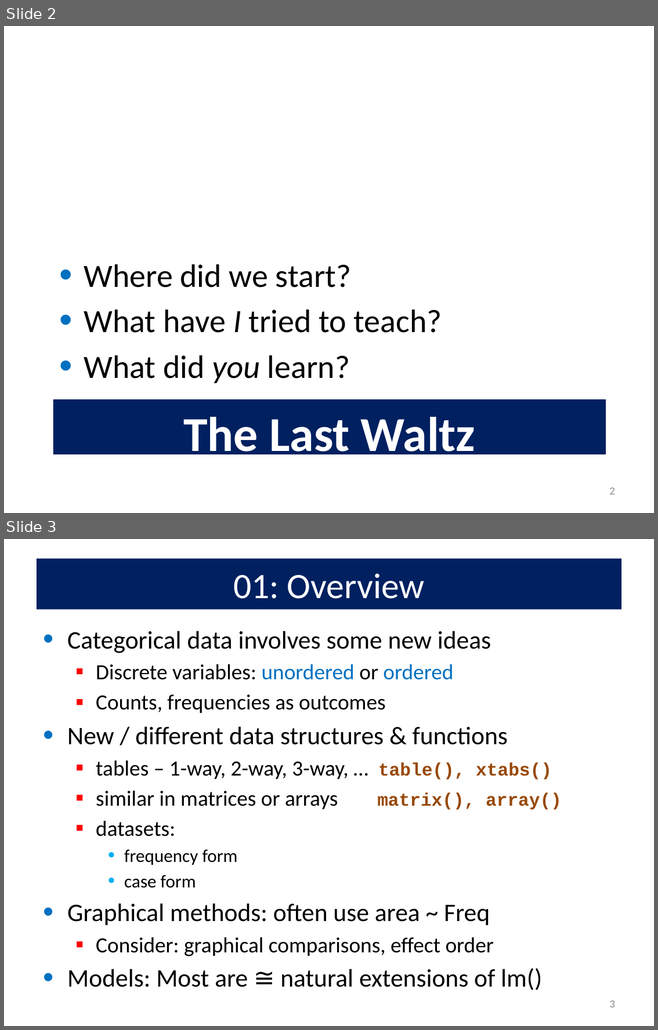
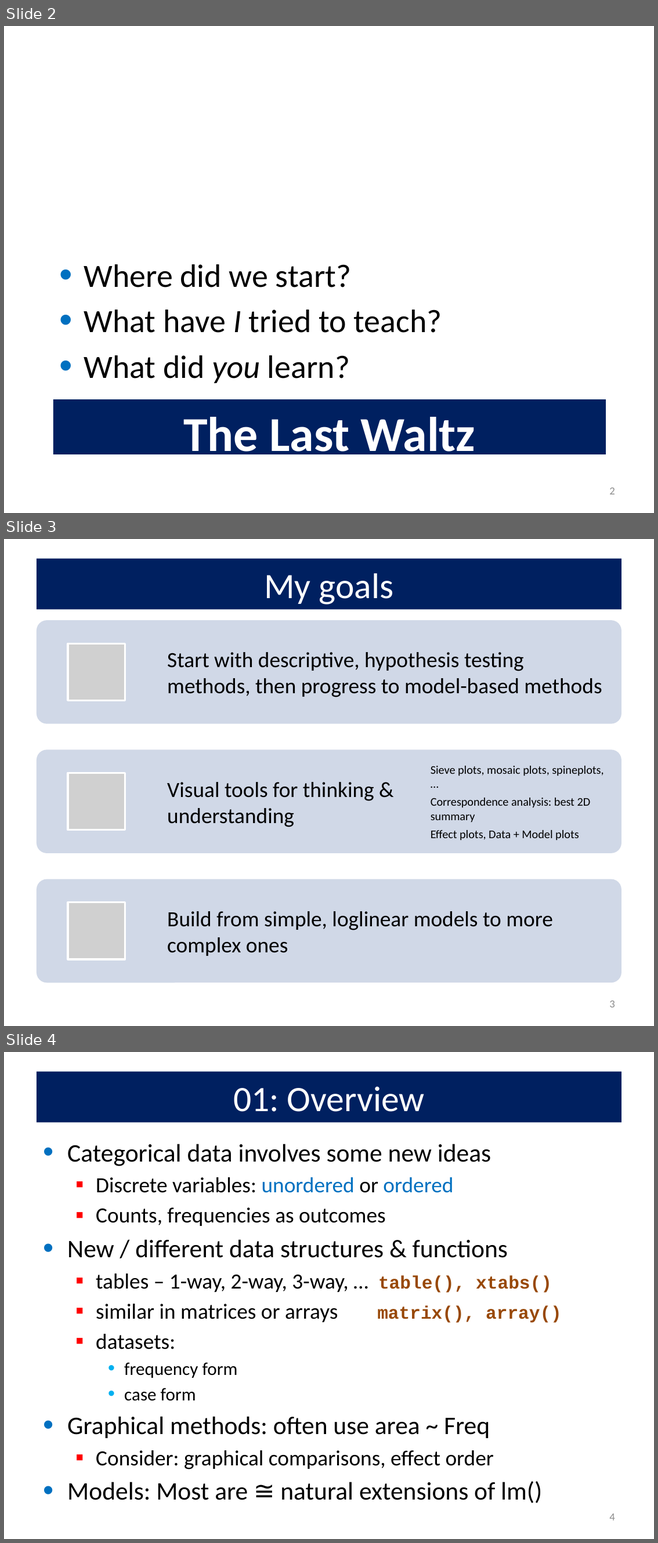
Before and after one commit to friendly/psy6136, a slide deck: docs/lectures/99-Summary.pptx. Shown one above the other, each under a label of ours: slides 2 and 3 before the commit, slides 2, 3 and 4 after it. The pictures are 658x1030 and 658x1543 pixels, drawn with LibreOffice and Linux fonts; fonts in the diff are those of the drawing; grey boxes stand for pictures; background and template pictures are left out. Boxes give left, top, right and bottom in pixels: in the first picture for what was removed or moved away, otherwise in the second. Text is boxed around its words. In the diff, an @@ line names an element or a change of style, - is before the commit and + after.

```diff
--- a/docs/lectures/99-Summary.pptx
+++ b/docs/lectures/99-Summary.pptx
@@ slide 3 added at [4,539,654,1026], background #FFFFFF @@
@@ title added at [36,559,621,609], fill #002060, 39.6 pt, text #FFFFFF @@
+My goals
@@ group added at [36,620,621,983]: 4 texts, 3 rounded rectangles, 3 pictures @@
+Start with descriptive, hypothesis testing methods, then progress to model-based methods
+Visual tools for thinking & understanding
+Sieve plots, mosaic plots, spineplots, …
+Correspondence analysis: best 2D summary
+Effect plots, Data + Model plots
+Build from simple, loglinear models to more complex ones
@@ page number added at [609,1001,614,1008], 12 pt, text #8C8C8C @@
+3
@@ what was slide 3 is now slide 4 @@
@@ page number at [609,1514,614,1521]: text changed @@
-3
+4
```
Also in this commit, not shown: 17 other files.
